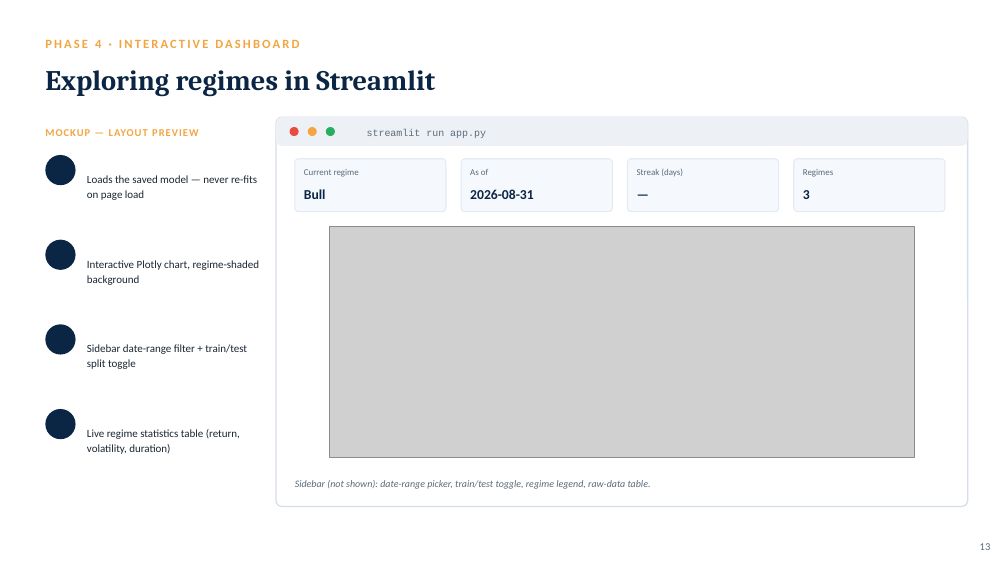
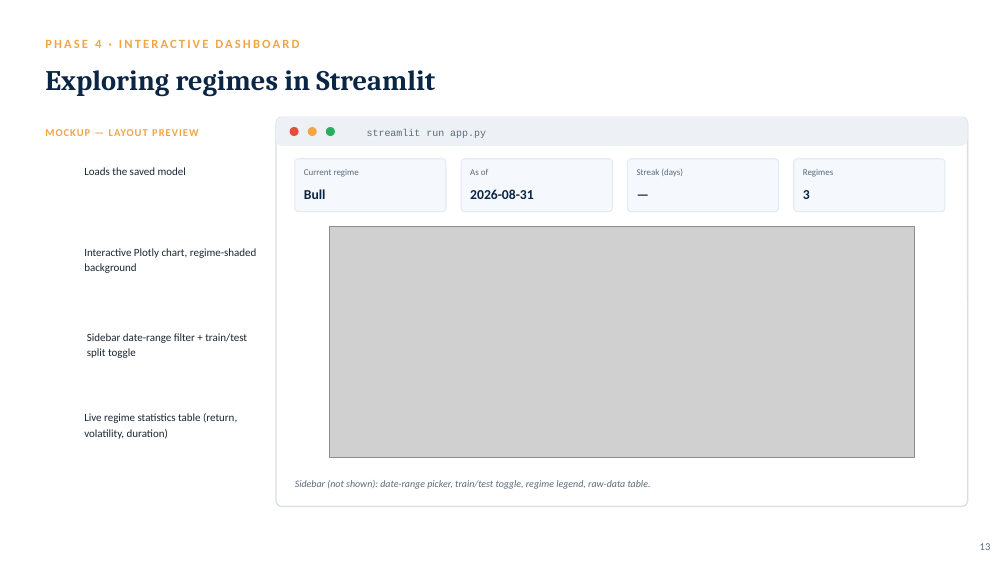
Before and after one commit to TheRealLionn/FINACIAL-DETECTION-WITH-HMM, a slide deck: slide 12 of slides/HMM_Regime_Detection.pptx (slide 13 before the commit). Drawn at 1008x567 pixels with LibreOffice and Linux fonts; fonts in the diff are those of the drawing; grey boxes stand for pictures; background and template pictures are left out. Boxes give left, top, right and bottom in pixels: in the first picture for what was removed or moved away, otherwise in the second. Text is boxed around its words. In the diff, an @@ line names an element or a change of style, - is before the commit and + after.

```diff
--- a/slides/HMM_Regime_Detection.pptx
+++ b/slides/HMM_Regime_Detection.pptx
@@ ellipse removed at bbox=[45, 155, 76, 185] @@
@@ text at bbox=[84, 167, 186, 175]: text changed @@
-Loads the saved model — never re-fits on page load
+Loads the saved model
@@ text "Interactive Plotly chart, regime-shaded background": place and size @@
-text "Interactive Plotly chart, regime-shaded background" at bbox=[87, 260, 260, 285]
+text "Interactive Plotly chart, regime-shaded background" at bbox=[84, 248, 257, 273]
@@ ellipse removed at bbox=[45, 240, 76, 270] @@
@@ ellipse removed at bbox=[45, 324, 76, 355] @@
@@ text "Sidebar date-range filter + train/test ...": place and size @@
-text "Sidebar date-range filter + train/test ..." at bbox=[87, 344, 247, 369]
+text "Sidebar date-range filter + train/test ..." at bbox=[87, 333, 247, 358]
@@ ellipse removed at bbox=[45, 409, 76, 439] @@
@@ text "Live regime statistics table (return, ...": place and size @@
-text "Live regime statistics table (return, ..." at bbox=[87, 429, 240, 454]
+text "Live regime statistics table (return, ..." at bbox=[84, 413, 237, 439]
```
Also in this commit, not shown: 12 other slides changed, 1 slide added, 1 slide removed.
